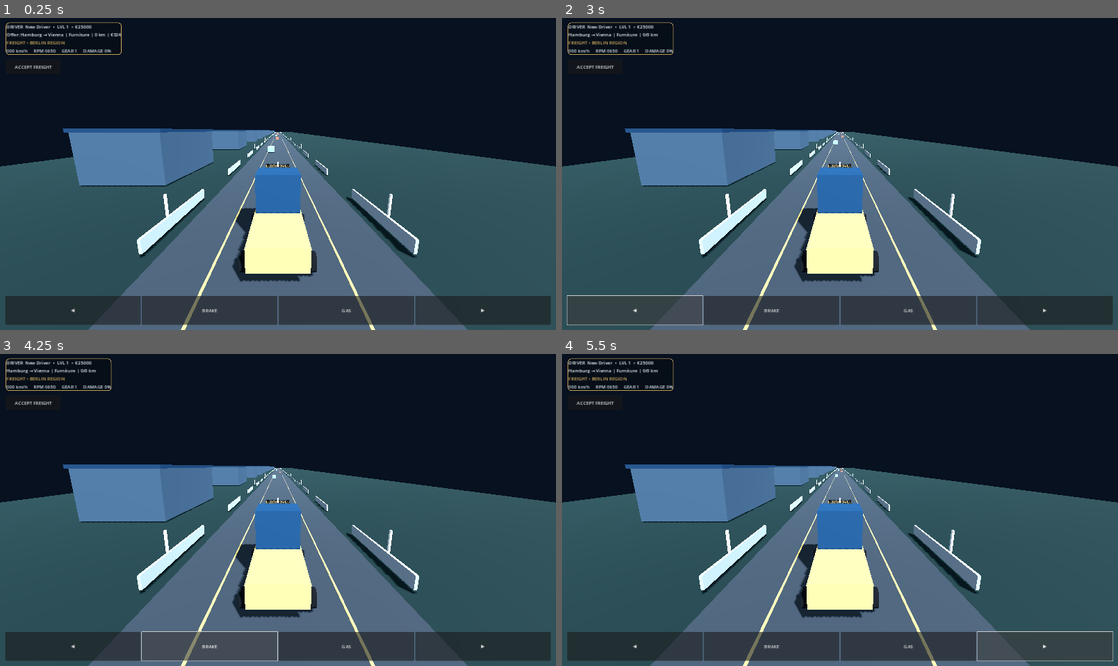
Above: before the commit, frames 1-4 (two rows, left to right).
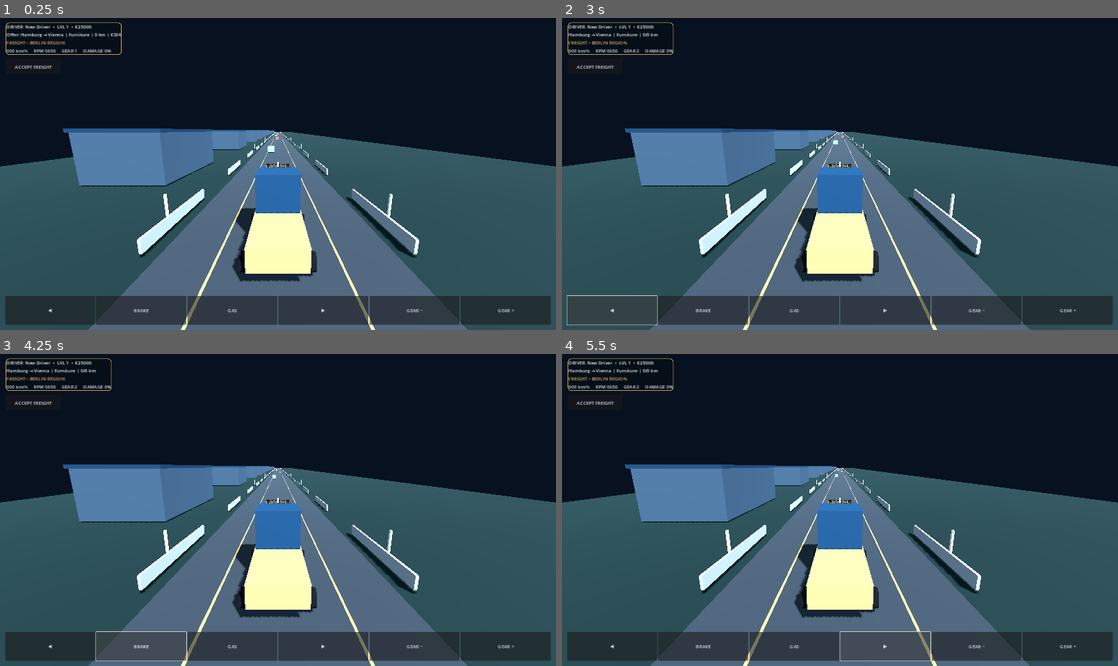
Above: after the commit, the same moments.

Repository: haseebop668-a11y/EURO-HAUL
Game: Godot game, scene res://Scenes/Main.tscn
Same seed, same stepped clock (60 frames per second), same inputs: the game is played once before the commit and once after it.
Inputs:
- Up to frame 1 (0.25 s): no input
- Up to frame 2 (3 s): click "ACCEPT FREIGHT" (after the commit: "GEAR +") at 0.5 s; click "ACCEPT FREIGHT" at 1.25 s; click "ACCEPT FREIGHT" at 2 s; click "◀" at 2.75 s
- Up to frame 3 (4.25 s): click "BRAKE" at 3.5 s
- Up to frame 4 (5.5 s): click "GAS" at 4.25 s; click "▶" at 5 s

The runs differ from the first frame. In frame 1, 0.3% of the frame differs, in the area x 8-93%, y 89-99%; in frame 2, 0.3%; in frame 3, 0.4%; in frame 4, 0.5%, in the area x 8-100%, y 10-99%.

Commit message:
Add touch gearbox controls and clutch-assisted shifting

Diff:
--- a/Godot/Scripts/main.gd
+++ b/Godot/Scripts/main.gd
@@ -50,15 +50,19 @@
 			KEY_E:
 				truck.set_clutch(1.0)
 				truck.shift_up()
+				truck.set_clutch(0.0)
 			KEY_Q:
 				truck.set_clutch(1.0)
 				truck.shift_down()
+				truck.set_clutch(0.0)
 			KEY_N:
 				truck.set_clutch(1.0)
 				truck.select_neutral()
+				truck.set_clutch(0.0)
 			KEY_R:
 				truck.set_clutch(1.0)
 				truck.select_reverse()
+				truck.set_clutch(0.0)
 			KEY_H:
 				status_label.text = "HORN"
 			KEY_ESCAPE:
@@ -194,6 +198,8 @@
 	_add_touch_button(buttons, "BRAKE", "brake")
 	_add_touch_button(buttons, "GAS", "throttle")
 	_add_touch_button(buttons, "▶", "right")
+	_add_shift_button(buttons, "GEAR −", false)
+	_add_shift_button(buttons, "GEAR +", true)
 	var accept := Button.new()
 	accept.text = "ACCEPT FREIGHT"
 	accept.position = Vector2(20, 145)
@@ -209,6 +215,21 @@
 	button.size_flags_horizontal = Control.SIZE_EXPAND_FILL
 	button.button_down.connect(func(): touch_state[key] = true)
 	button.button_up.connect(func(): touch_state[key] = false)
+	parent.add_child(button)
+
+func _add_shift_button(parent: Control, caption: String, up: bool) -> void:
+	var button := Button.new()
+	button.text = caption
+	button.custom_minimum_size = Vector2(100, 82)
+	button.size_flags_horizontal = Control.SIZE_EXPAND_FILL
+	button.pressed.connect(func():
+		truck.set_clutch(1.0)
+		if up:
+			truck.shift_up()
+		else:
+			truck.shift_down()
+		truck.set_clutch(0.0)
+	)
 	parent.add_child(button)
 
 func _update_hud() -> void:
